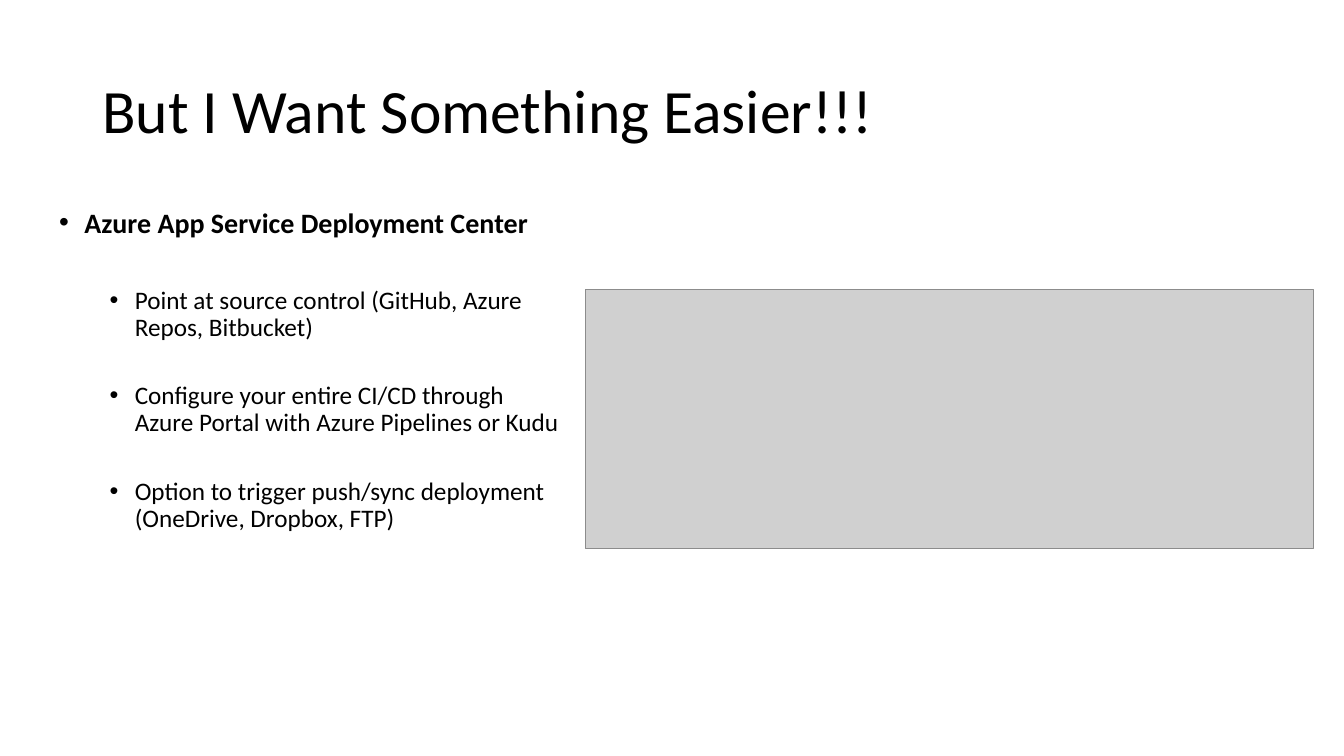
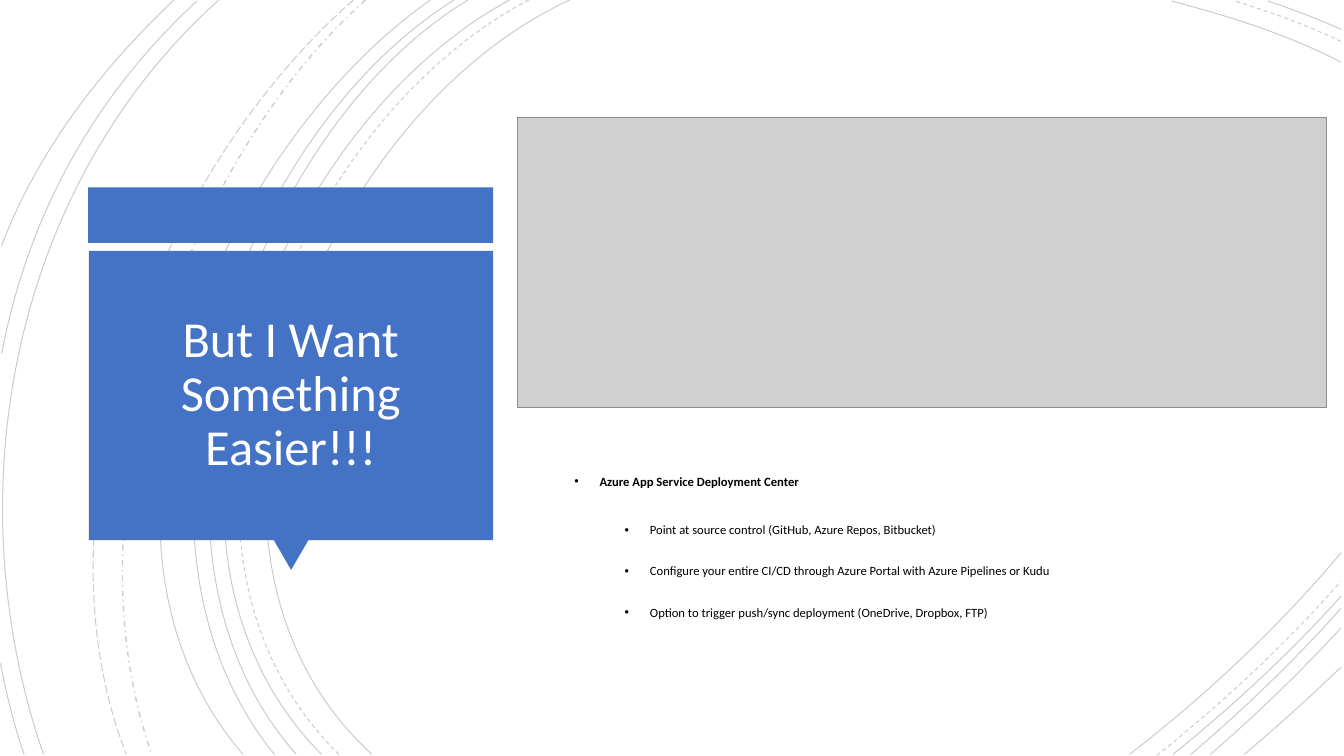
Before and after one commit to isaacrlevin/levin-talks, a slide deck: slide 26 of ASP.NETCoreDeployment/Ship It Good.pptx (slide 21 before the commit). Drawn at 1344x756 pixels with LibreOffice and Linux fonts; fonts in the diff are those of the drawing; grey boxes stand for pictures. Boxes give left, top, right and bottom in pixels: in the first picture for what was removed or moved away, otherwise in the second. Text is boxed around its words. In the diff, an @@ line names an element or a change of style, - is before the commit and + after.

```diff
--- a/ASP.NETCoreDeployment/Ship It Good.pptx
+++ b/ASP.NETCoreDeployment/Ship It Good.pptx
@@ group added at bbox=[0, 0, 1342, 756]: 21 freeform shapes @@
@@ rectangle added at bbox=[564, 89, 1255, 417], fill #FFFFFF @@
@@ picture: place and size @@
-picture at bbox=[586, 289, 1314, 549]
+picture at bbox=[517, 118, 1327, 407]
@@ rectangle added at bbox=[89, 188, 494, 243], fill #4472C4 @@
@@ rectangle added at bbox=[89, 251, 493, 540], fill #4472C4 @@
@@ title "But I Want Something Easier!!!": place and size @@
-title "But I Want Something Easier!!!" at bbox=[102, 90, 872, 144]
+title "But I Want Something Easier!!!" at bbox=[181, 324, 401, 466]
@@ title "But I Want Something Easier!!!" at bbox=[181, 324, 401, 466]: size 44 to 36 pt, text colour #000000 to #FFFFFF; alignment left to centre @@
@@ text "Azure App Service Deployment Center": place and size @@
-text "Azure App Service Deployment Center" at bbox=[84, 213, 558, 531]
+text "Azure App Service Deployment Center" at bbox=[600, 477, 1049, 619]
@@ text "Azure App Service Deployment Center" at bbox=[600, 477, 1049, 619]: size 20 to 9 pt in "Azure App Service Deployment Center"; size 18 to 9 pt in "Point at source control (GitHub, Azure Repos, ...", "Configure your entire CI/CD through Azure Portal ...", "Option to trigger push/sync deployment (OneDrive, Dropbox, ..." @@
@@ triangle added at bbox=[273, 540, 309, 571], fill #4472C4 @@
```
Also in this commit, not shown: 21 other slides changed, 6 slides added, 1 slide removed, 7 other files.
